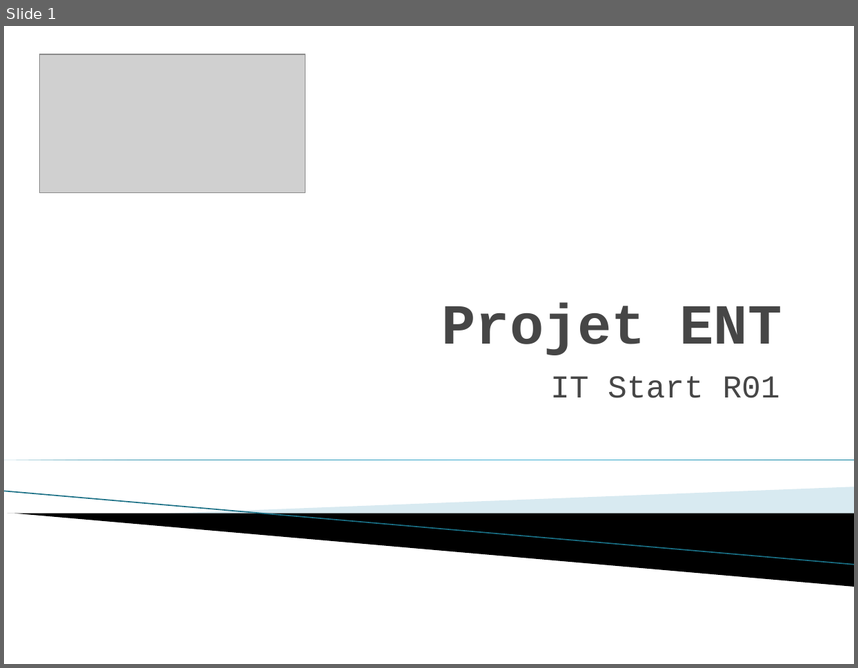
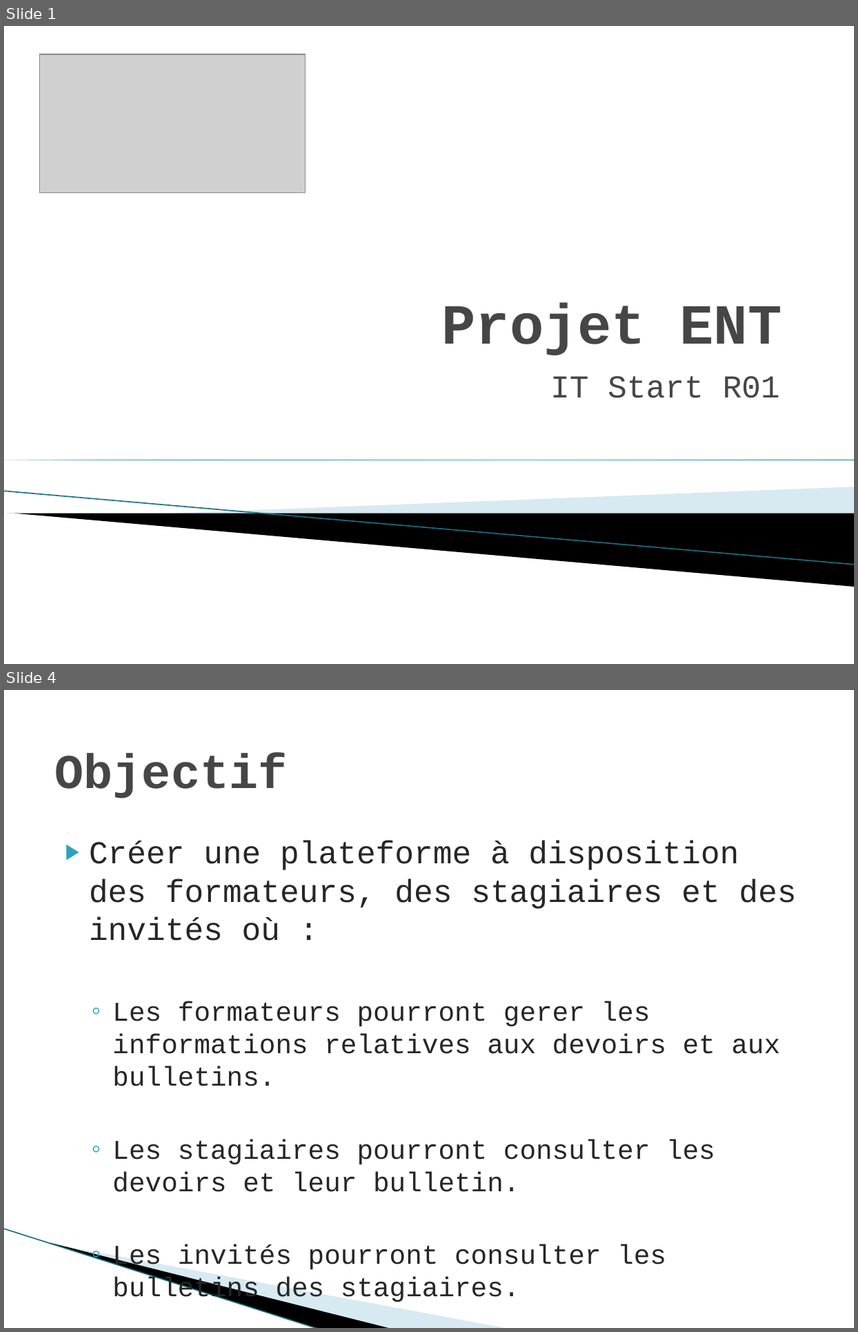
Before and after one commit to imie-source/ENT-IMIE, a slide deck: doc/Projet ENT.pptx. Shown one above the other, each under a label of ours: slide 1 before the commit, slides 1 and 4 after it; the slides between them are not shown. The pictures are 858x668 and 858x1332 pixels, drawn with LibreOffice and Linux fonts; fonts in the diff are those of the drawing; grey boxes stand for pictures; background and template pictures are left out. Boxes give left, top, right and bottom in pixels: in the first picture for what was removed or moved away, otherwise in the second. Text is boxed around its words. In the diff, an @@ line names an element or a change of style, - is before the commit and + after.

```diff
--- a/doc/Projet ENT.pptx
+++ b/doc/Projet ENT.pptx
@@ slide 4 added at (x1=4, y1=690, x2=854, y2=1328), background #FFFFFF @@
@@ title added at (x1=55, y1=753, x2=288, y2=798), 41 pt, text #464646, bold @@
+Objectif
@@ text added at (x1=89, y1=840, x2=796, y2=1304), 23 pt, text #262626 @@
+▶ Créer une plateforme à disposition des formateurs, des stagiaires et des invités où :
+  ◦ Les formateurs pourront gerer les informations relatives aux devoirs et aux bulletins.
+  ◦ Les stagiaires pourront consulter les devoirs et leur bulletin.
+  ◦ Les invités pourront consulter les bulletins des stagiaires.
@@ line added from (4, 1228) to (319, 1328), #97C5D8 0.95 pt @@
@@ freeform shape added at (x1=49, y1=1242, x2=392, y2=1328), fill #000000 @@
@@ freeform shape added at (x1=51, y1=1243, x2=510, y2=1328), fill #A0CBDC at 40% opacity @@
```
Also in this commit, not shown: 2 slides changed, 3 other slides added.
